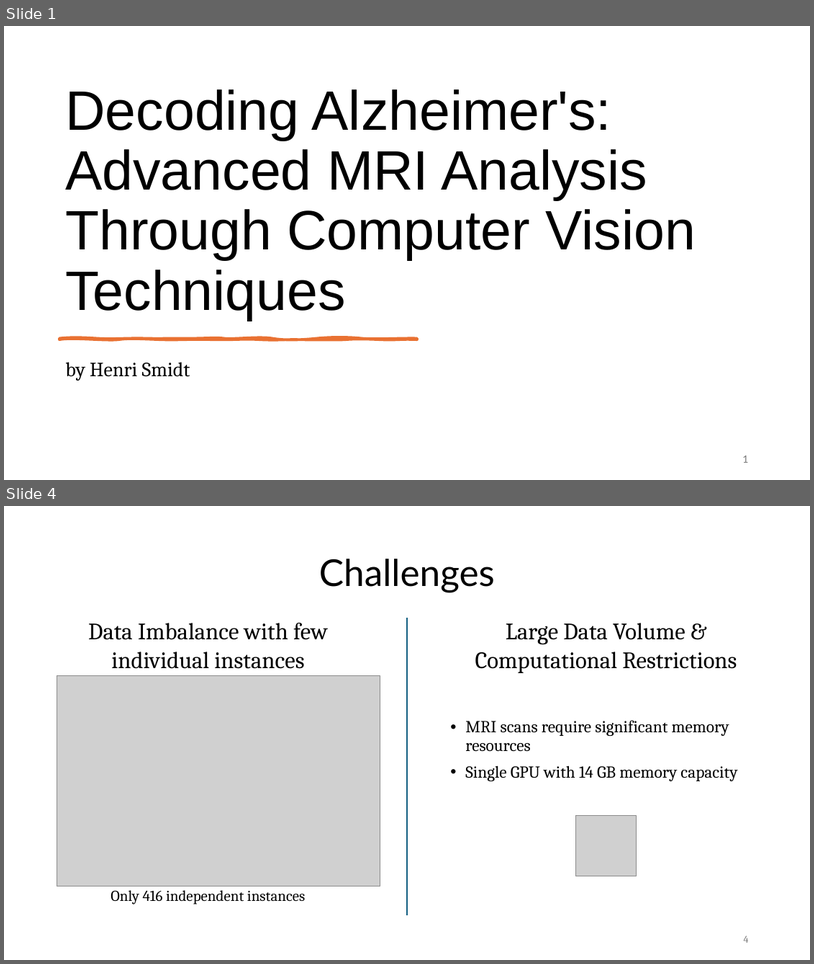
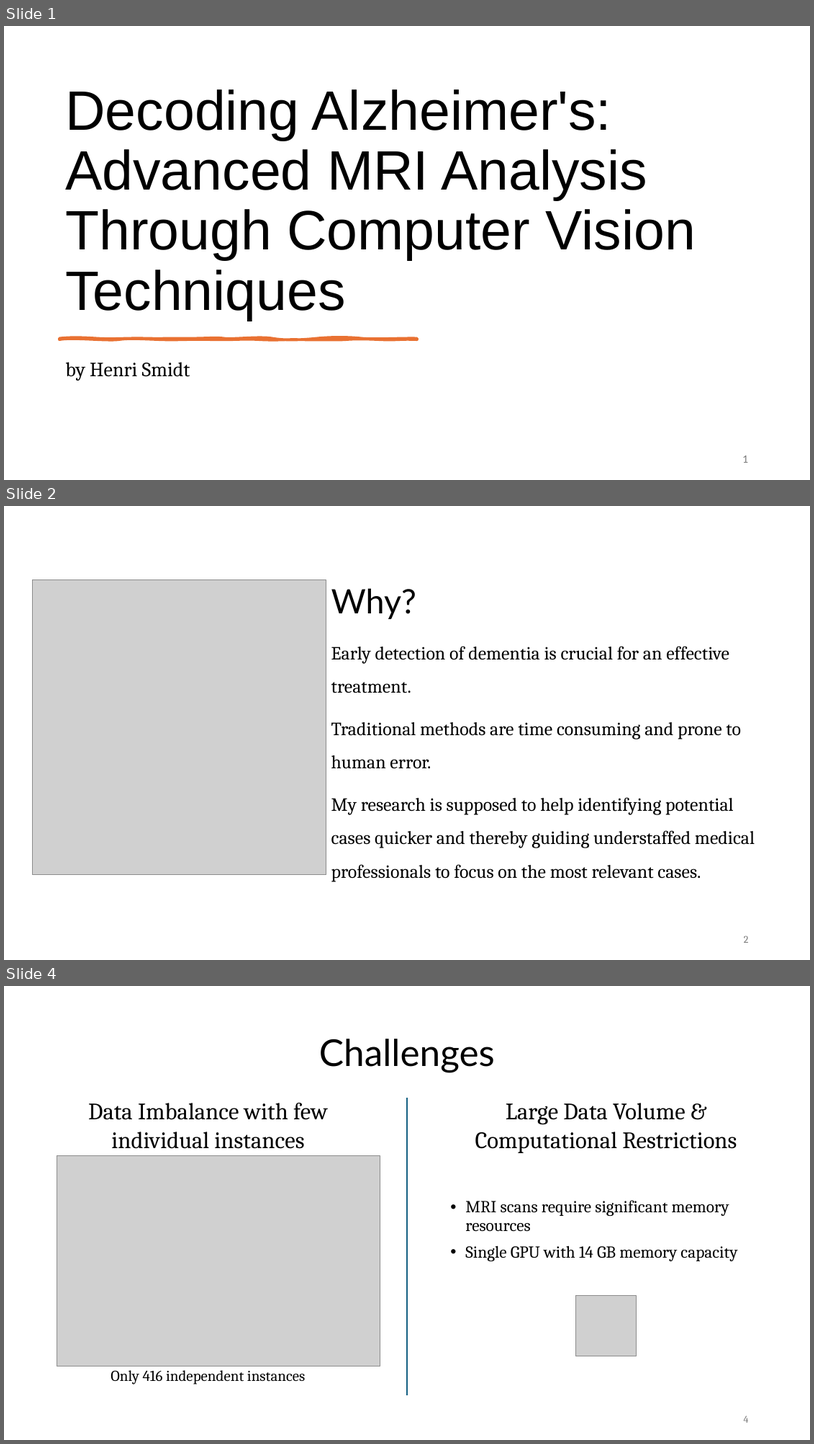
Before and after one commit to HenriSmidt/Alzheimer_Detection, a slide deck: Presentation.pptx. Shown one above the other, each under a label of ours: slides 1 and 4 before the commit, slides 1, 2 and 4 after it; the slides between them are not shown. The pictures are 814x964 and 814x1444 pixels, drawn with LibreOffice and Linux fonts; fonts in the diff are those of the drawing; grey boxes stand for pictures. Boxes give left, top, right and bottom in pixels: in the first picture for what was removed or moved away, otherwise in the second. Text is boxed around its words. In the diff, an @@ line names an element or a change of style, - is before the commit and + after.

```diff
--- a/Presentation.pptx
+++ b/Presentation.pptx
@@ slide 2 added at (4,506,810,960), background #FFFFFF @@
@@ picture added at (32,580,327,875) @@
@@ title added at (332,588,417,619), 40 pt, text #000000 @@
+Why?
@@ text added at (332,646,755,882), 22.2 pt, text #000000 @@
+• Early detection of dementia is crucial for an effective treatment.
+• Traditional methods are time consuming and prone to human error.
+• My research is supposed to help identifying potential cases quicker and thereby guiding understaffed medical professionals to focus on the most relevant cases.
@@ page number added at (744,935,749,942), 12 pt, text #797979 @@
+2
```
Also in this commit, not shown: 2 slides changed, 1 other slide added.
